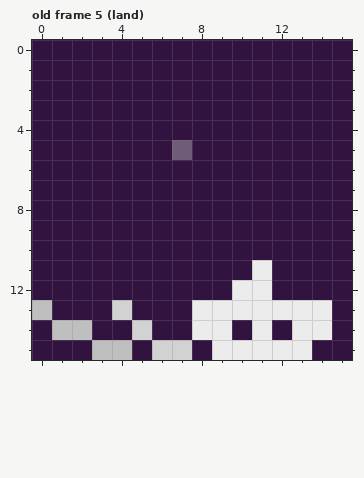
One commit to this pixel-art file: Drillbird_sprites/Characters/Enemies/Corpse/corpse_WIP.aseprite. Above, as it was before the edit.
16x16 pixels, 7 frames. Colours within 5 levels of each other are drawn and written as one. Shown: old frame 5 (land).
After:
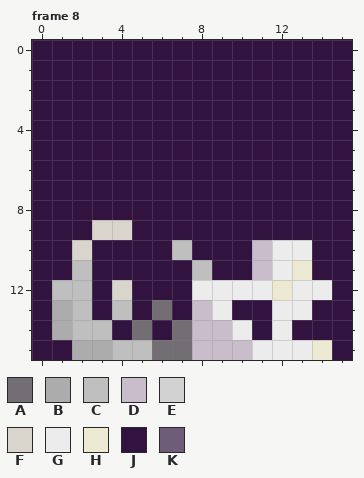
Palette (. is transparent): A #726e73  B #acacac  C #bfbfbf  D #c9bdcc  E #d2d2d2  F #d9d4cc  G #ececec  H #ece8d1  J #321340  K #6f5c78
A new or re-ordered frame is compared with the old frame closest to it.
From old to new:
frames 7 -> 8
--- frame 8 is new; against old frame 5 (land), layer "Layer 1"
@@ x 5..9 @@
  4 JJJJJ
- 5 JJKJJ
+ 5 JJJJJ
  6 JJJJJ
@@ x 0..15 @@
  8 JJJJJJJJJJJJJJJJ
- 9 JJJJJJJJJJJJJJJJ
-10 JJJJJJJJJJJJJJJJ
-11 JJJJJJJJJJJGJJJJ
-12 JJJJJJJJJJGGJJJJ
-13 CJJJEJJJGGGGGGGJ
-14 JCCJJEJJGGJGJGGJ
-15 JJJCCJEEJGGGGGJJ
+ 9 JJJFFJJJJJJJJJJJ
+10 JJFJJJJCJJJDGGJJ
+11 JJCJJJJJCJJDGHJJ
+12 JCCJFJJJGGGGHGGJ
+13 JBCJCJAJDGJJGGJJ
+14 JBCCJAJADDGJGJJJ
+15 JJBBCCAADDDGGGHJ
Changed places in both pictures, as pixel boxes (x1, y1, x2, y2):
changed: (172, 140, 192, 160)
changed: (32, 220, 332, 360)
